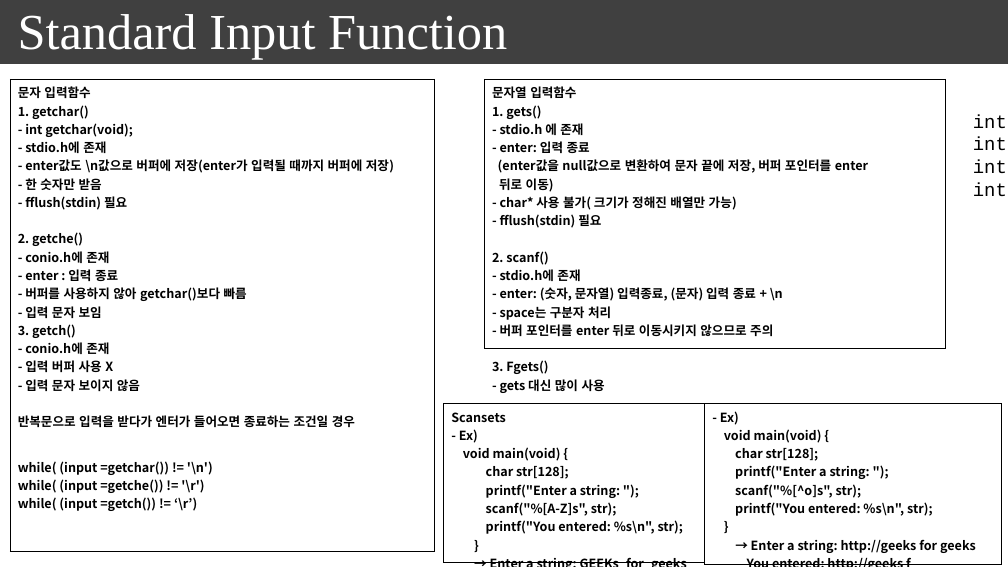
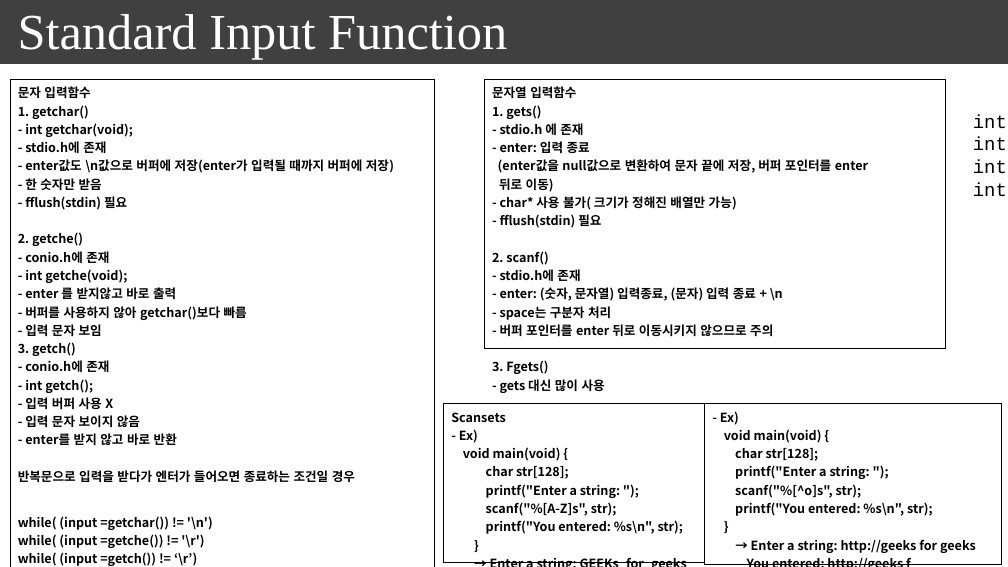
Before and after one commit to seonghokim/Study, a slide deck: slide 9 of everything in c.pptx. Drawn at 1008x567 pixels with LibreOffice and Linux fonts; fonts in the diff are those of the drawing. Boxes give left, top, right and bottom in pixels: in the first picture for what was removed or moved away, otherwise in the second. Text is boxed around its words. In the diff, an @@ line names an element or a change of style, - is before the commit and + after.

```diff
--- a/everything in c.pptx
+++ b/everything in c.pptx
@@ table at (x1=11, y1=79, x2=435, y2=567) @@
-row 1, column 1: 문자 입력함수 / 1. getchar() / - int getchar(void); / - stdio.h에 존재 / - enter값도 \n값으로 버퍼에 저장(enter가 입력될 때까지 버퍼에 저장) / - 한 숫자만 받음 / - fflush(stdin) 필요 / 2. getche() / - conio.h에 존재 / - enter : 입력 종료 / - 버퍼를 사용하지 않아 getchar()보다 빠름 / - 입력 문자 보임 / 3. getch() / - conio.h에 존재 / - 입력 버퍼 사용 X / - 입력 문자 보이지 않음 / 반복문으로 입력을 받다가 엔터가 들어오면 종료하는 조건일 경우 / while( (input =getchar()) != '\n') / while( (input =getche()) != '\r') / while( (input =getch()) != ‘\r’)
+row 1, column 1: 문자 입력함수 / 1. getchar() / - int getchar(void); / - stdio.h에 존재 / - enter값도 \n값으로 버퍼에 저장(enter가 입력될 때까지 버퍼에 저장) / - 한 숫자만 받음 / - fflush(stdin) 필요 / 2. getche() / - conio.h에 존재 / - int getche(void); / - enter 를 받지않고 바로 출력 / - 버퍼를 사용하지 않아 getchar()보다 빠름 / - 입력 문자 보임 / 3. getch() / - conio.h에 존재 / - int getch(); / - 입력 버퍼 사용 X / - 입력 문자 보이지 않음 / - enter를 받지 않고 바로 반환 / 반복문으로 입력을 받다가 엔터가 들어오면 종료하는 조건일 경우 / while( (input =getchar()) != '\n') / while( (input =getche()) != '\r') / while( (input =getch()) != ‘\r’) / 4. getc() / - 작성필요 / int getc(FILE *stream); / getc(stdin) ⬅➔ getchar()
```
Also in this commit, not shown: 1 other slide changed, 6 slides added.
